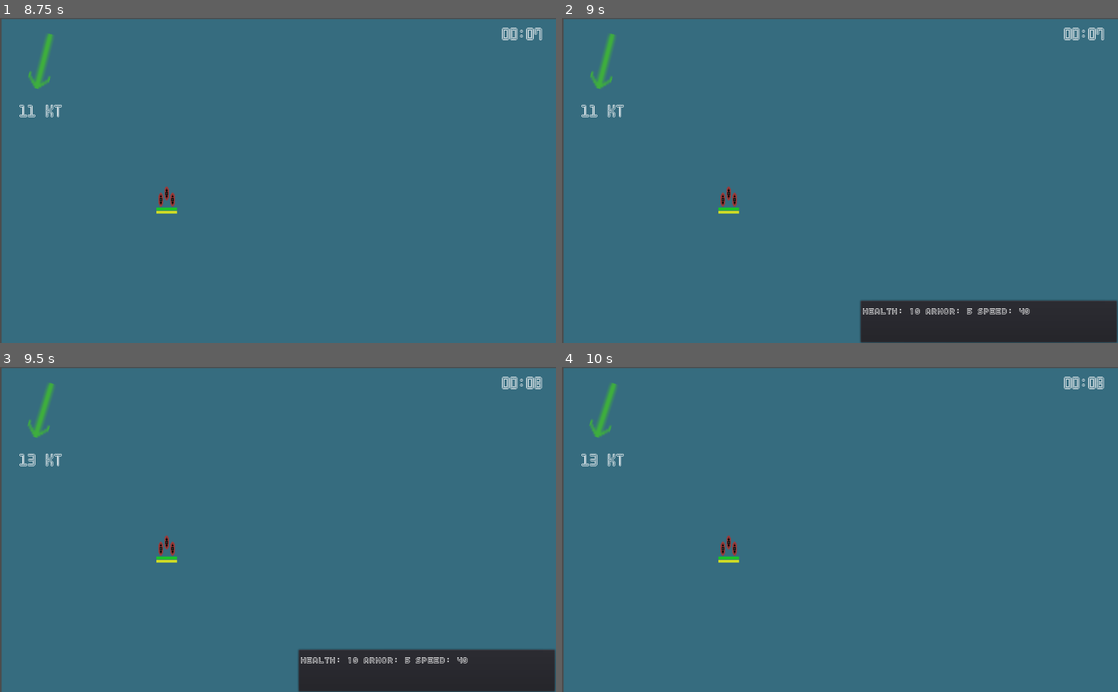
Above: before the commit, frames 1-4 (two rows, left to right).
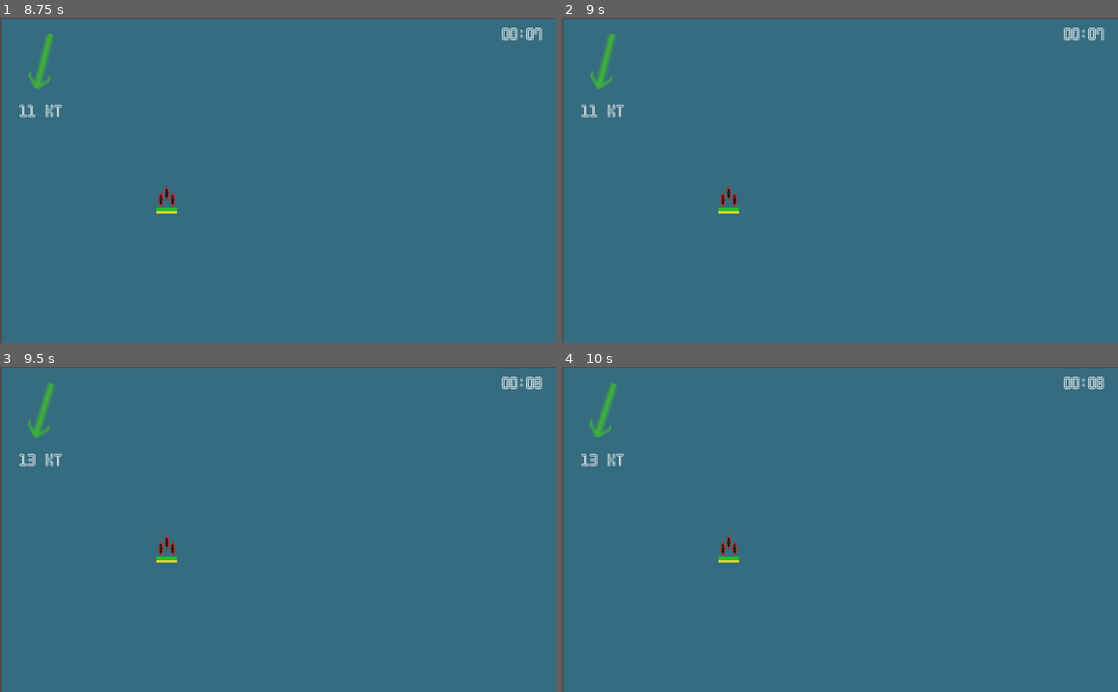
Above: after the commit, the same moments.

Repository: peter-shaw-benson/naval-game
Game: Godot game, scene res://gui/AdvancedFleetMaker.tscn
Two runs of this game, one before a commit and one after it. Both use one fixed random seed, a clock stepped at 60 frames per second and the inputs below. This scene is started directly instead of the project's main scene.
Inputs (mouse positions are in pixels of both pictures, inside the frame that each line leads up to):
- Up to frame 1 (8.75 s): click (333, 242) at 0.52 s; type "Alex" at 0.6 s; click "Place Fleets" at 1.25 s; move the mouse to (55, 112) at 2.02 s; hold X (bomb) 2.03-2.78 s; click (55, 112) at 2.17 s; move the mouse to (166, 196) at 2.77 s; tap F (fighter) at 2.85 s; click (166, 196) at 2.92 s; move the mouse to (333, 109) at 3.52 s; hold Q (patrol) 3.53-4.28 s; click (333, 109) at 3.67 s; tap Enter at 4.25, 7.25 s; move the mouse to (250, 245) at 4.27 s; tap Shift (queue) at 4.35 s; click (250, 245) at 4.42 s; tap Space (pause_game, bound only after the commit) at 5, 5.65, 8 s; move the mouse to (444, 229) at 5.02 s; hold S (scout) 5.03-5.78 s; click (444, 229) at 5.17 s; move the mouse to (111, 131) at 5.77 s; tap B (stop) at 5.85 s; click (111, 131) at 5.92 s; move the mouse to (305, 180) at 6.52 s; hold Z (strike) 6.53-7.28 s; click (305, 180) at 6.67 s; move the mouse to (194, 99) at 7.27 s; tap X (bomb) at 7.35 s; click (194, 99) at 7.42 s; move the mouse to (400, 164) at 8.02 s; hold F (fighter) from 8.03 s (still down); click (400, 164) at 8.17 s
- Up to frame 2 (9 s): tap Enter at 8.75 s; move the mouse to (728, 196) at 8.77 s; release F (fighter) at 8.78 s; tap Q (patrol) at 8.85 s; click (728, 196) at 8.92 s
- Up to frame 3 (9.5 s): no input
- Up to frame 4 (10 s): move the mouse to (895, 458) at 9.52 s; hold Shift (queue) from 9.53 s (still down); click (895, 458) at 9.67 s

Frame 1 is identical in both runs. In frame 2, 6.1% of the frame differs, in the area x 53-100%, y 86-100%; in frame 3, 6.1%; in frame 4, nothing differs.

Commit message:
added pause function

Diff:
--- a/Game Map/Map 2.gd
+++ b/Game Map/Map 2.gd
@@ -19,6 +19,7 @@
 var airbase_data
 
 var game_time = 0
+var paused = false
 
 onready var LineRenderer = get_node("LineDrawer")
 onready var IslandTexture = get_node("IslandTexture")
@@ -163,11 +164,33 @@
 		for a in airbase_list:
 			a.handle_right_click(event.position)
 
+	elif Input.is_action_pressed("pause_menu"):
+		if not paused:
+			handle_pause()
+
+	elif Input.is_action_pressed("pause_game"):
+		# Spacebar
+		if not paused:
+			handle_pause(false)
+		else:
+			unpause()
+
+func handle_pause(pause_menu=true):
+	get_tree().paused = true
+	paused = true
+
+	if pause_menu:
+		get_node("PauseMenu").show()
+
+func unpause():
+	get_tree().paused = false
+	paused = false
+
 # Handle collisions with Islands
 func _on_squad_crash(s):
 	print("squad crashed")
 
-	get_node("CrashPopup").popup_centered()
+	get_node("PauseMenu").popup_centered()
 	squad_list.remove(squad_list.find(s, 0))
 
 	s.queue_free()
@@ -181,6 +204,9 @@
 	elif id == 1:
 		# Quit Game
 		get_tree().quit()
+	elif id == 2:
+		get_node("PauseMenu").hide()
+		unpause()
 
 func _on_ship_lost(ship: Ship):
 	var loss_text = ship.get_name() + " lost to Enemy Action!"
--- a/Game Map/Map 2.tscn
+++ b/Game Map/Map 2.tscn
@@ -19,6 +19,7 @@
 font_data = ExtResource( 6 )
 
 [node name="Main" type="Node"]
+pause_mode = 2
 script = ExtResource( 1 )
 squadron_scene = ExtResource( 2 )
 island_scene = ExtResource( 4 )
@@ -36,11 +37,9 @@
 size_flags_horizontal = 3
 size_flags_vertical = 3
 color = Color( 0.215686, 0.427451, 0.501961, 1 )
-
-[node name="CrashPopup" parent="." instance=ExtResource( 5 )]
-visible = false
-custom_fonts/font = ExtResource( 7 )
-items = [ "Main Menu", null, 0, false, false, 0, 0, null, "", false, "Quit", null, 0, false, false, 1, 0, null, "", false ]
+__meta__ = {
+"_edit_use_anchors_": false
+}
 
 [node name="LineDrawer" type="Node2D" parent="."]
 script = ExtResource( 3 )
@@ -92,6 +91,9 @@
 margin_top = -78.293
 margin_right = 0.414246
 margin_bottom = 0.707031
+__meta__ = {
+"_edit_use_anchors_": false
+}
 
 [node name="SquadInfo" type="RichTextLabel" parent="SquadSelected"]
 anchor_left = 0.5
@@ -121,6 +123,9 @@
 margin_right = 168.0
 margin_bottom = 184.0
 script = ExtResource( 12 )
+__meta__ = {
+"_edit_use_anchors_": false
+}
 
 [node name="ArrowSprite" type="Sprite" parent="WindBox"]
 position = Vector2( 80, 80 )
@@ -141,6 +146,13 @@
 text = "0 kt"
 fit_content_height = true
 script = ExtResource( 11 )
-[connection signal="id_pressed" from="CrashPopup" to="." method="_on_CrashPopup_id_pressed"]
+
+[node name="PauseMenu" parent="." instance=ExtResource( 5 )]
+pause_mode = 2
+visible = false
+margin_bottom = 60.0
+custom_fonts/font = ExtResource( 7 )
+items = [ "Main Menu", null, 0, false, false, 0, 0, null, "", false, "Quit", null, 0, false, false, 1, 0, null, "", false, "Resume Game", null, 0, false, false, 2, 0, null, "", false ]
 [connection signal="timeout" from="Ship Popup Timer" to="." method="_on_Ship_Popup_Timer_timeout"]
 [connection signal="timeout" from="GameClock" to="." method="_on_GameClock_timeout"]
+[connection signal="id_pressed" from="PauseMenu" to="." method="_on_CrashPopup_id_pressed"]
--- a/Squad/Airbase/Airbase.tscn
+++ b/Squad/Airbase/Airbase.tscn
@@ -9,6 +9,7 @@
 extents = Vector2( 65.466, 23.816 )
 
 [node name="AirbaseArea" type="Area2D"]
+pause_mode = 1
 position = Vector2( 0.5, 0.125 )
 collision_layer = 2
 collision_mask = 2
--- a/Squad/Carrier/Carrier.tscn
+++ b/Squad/Carrier/Carrier.tscn
@@ -15,14 +15,14 @@
 
 [sub_resource type="SpriteFrames" id=2]
 animations = [ {
+"frames": [ ExtResource( 1 ), ExtResource( 4 ), ExtResource( 5 ) ],
+"loop": true,
+"name": "carrier_basic",
+"speed": 5.0
+}, {
 "frames": [ ExtResource( 6 ), ExtResource( 8 ), ExtResource( 7 ) ],
 "loop": true,
 "name": "carrier_clicked",
-"speed": 5.0
-}, {
-"frames": [ ExtResource( 1 ), ExtResource( 4 ), ExtResource( 5 ) ],
-"loop": true,
-"name": "carrier_basic",
 "speed": 5.0
 } ]
 
@@ -36,6 +36,7 @@
 bg_color = Color( 0.831373, 0.878431, 0.137255, 1 )
 
 [node name="Carrier" type="Area2D"]
+pause_mode = 1
 position = Vector2( 0.5, 0.125 )
 collision_layer = 2
 collision_mask = 3
--- a/Squad/CombatUnitsWrapper.gd
+++ b/Squad/CombatUnitsWrapper.gd
@@ -166,8 +166,6 @@
 	self.applied_wind = Vector2(0, 0)
 	# Set max of health bar and Armor Bar
 
-	#print("squad created")
-
 #creates new velocity vector with applied wind
 func calc_new_velocity():
 	var unit_velocity_cartesian = Vector2(current_speed * cos(global_rotation), current_speed * sin(global_rotation))
--- a/Squad/PlaneSquadron/PlaneSquadron.tscn
+++ b/Squad/PlaneSquadron/PlaneSquadron.tscn
@@ -83,6 +83,7 @@
 bg_color = Color( 0.12549, 0.12549, 0.12549, 1 )
 
 [node name="PlaneSquad" type="Area2D"]
+pause_mode = 1
 collision_layer = 2
 collision_mask = 2
 script = ExtResource( 13 )
--- a/Squad/Squadron.tscn
+++ b/Squad/Squadron.tscn
@@ -11,14 +11,14 @@
 
 [sub_resource type="SpriteFrames" id=1]
 animations = [ {
+"frames": [ ExtResource( 4 ), ExtResource( 3 ), ExtResource( 2 ) ],
+"loop": true,
+"name": "basic",
+"speed": 5.0
+}, {
 "frames": [ ExtResource( 5 ), ExtResource( 6 ), ExtResource( 7 ) ],
 "loop": true,
 "name": "clicked",
-"speed": 5.0
-}, {
-"frames": [ ExtResource( 4 ), ExtResource( 3 ), ExtResource( 2 ) ],
-"loop": true,
-"name": "basic",
 "speed": 5.0
 } ]
 
@@ -44,6 +44,7 @@
 [node name="Squadron" type="Area2D" groups=[
 "squad_group",
 ]]
+pause_mode = 1
 position = Vector2( 134, 76.75 )
 script = ExtResource( 1 )
 detector_scene = ExtResource( 8 )
--- a/project.godot
+++ b/project.godot
@@ -171,6 +171,16 @@
 "events": [ Object(InputEventKey,"resource_local_to_scene":false,"resource_name":"","device":0,"alt":false,"shift":false,"control":false,"meta":false,"command":false,"pressed":false,"scancode":70,"unicode":0,"echo":false,"script":null)
  ]
 }
+pause_menu={
+"deadzone": 0.5,
+"events": [ Object(InputEventKey,"resource_local_to_scene":false,"resource_name":"","device":0,"alt":false,"shift":false,"control":false,"meta":false,"command":false,"pressed":false,"scancode":16777217,"unicode":0,"echo":false,"script":null)
+ ]
+}
+pause_game={
+"deadzone": 0.5,
+"events": [ Object(InputEventKey,"resource_local_to_scene":false,"resource_name":"","device":0,"alt":false,"shift":false,"control":false,"meta":false,"command":false,"pressed":false,"scancode":32,"unicode":0,"echo":false,"script":null)
+ ]
+}
 
 [layer_names]
 
